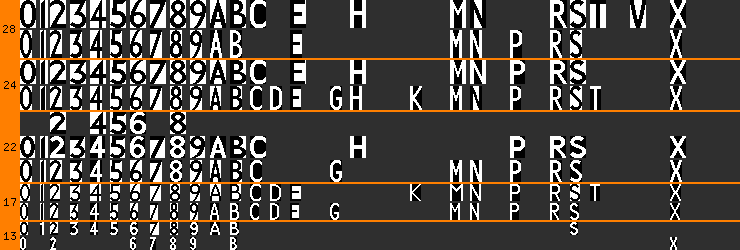
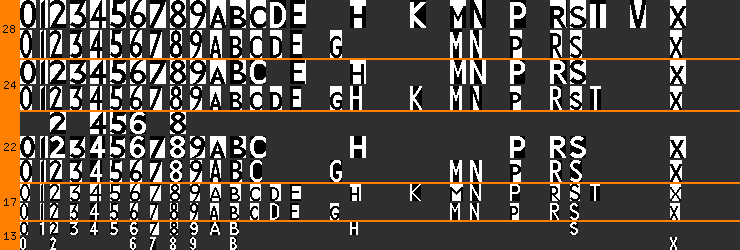
Revision of a layered w=740, h=250 image; what changed, layer by layer:
showed "small" (1st of 2, in "New Johnston"), painted on it over left=210, top=0, right=686, bottom=220
showed "small" (2nd of 2, in "Roboto") over left=210, top=0, right=686, bottom=58
painted on "Background" over left=350, top=184, right=361, bottom=235
